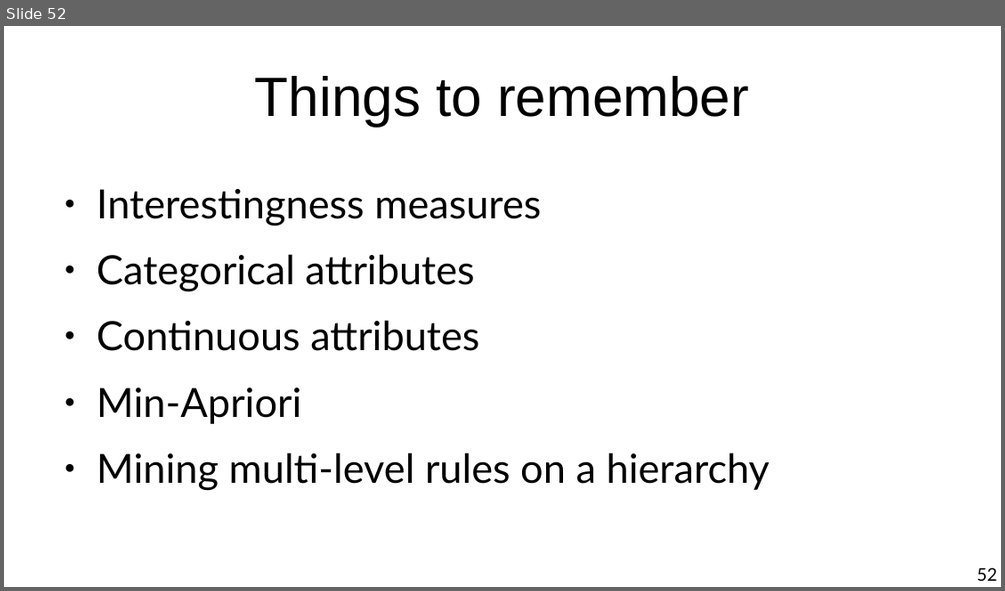
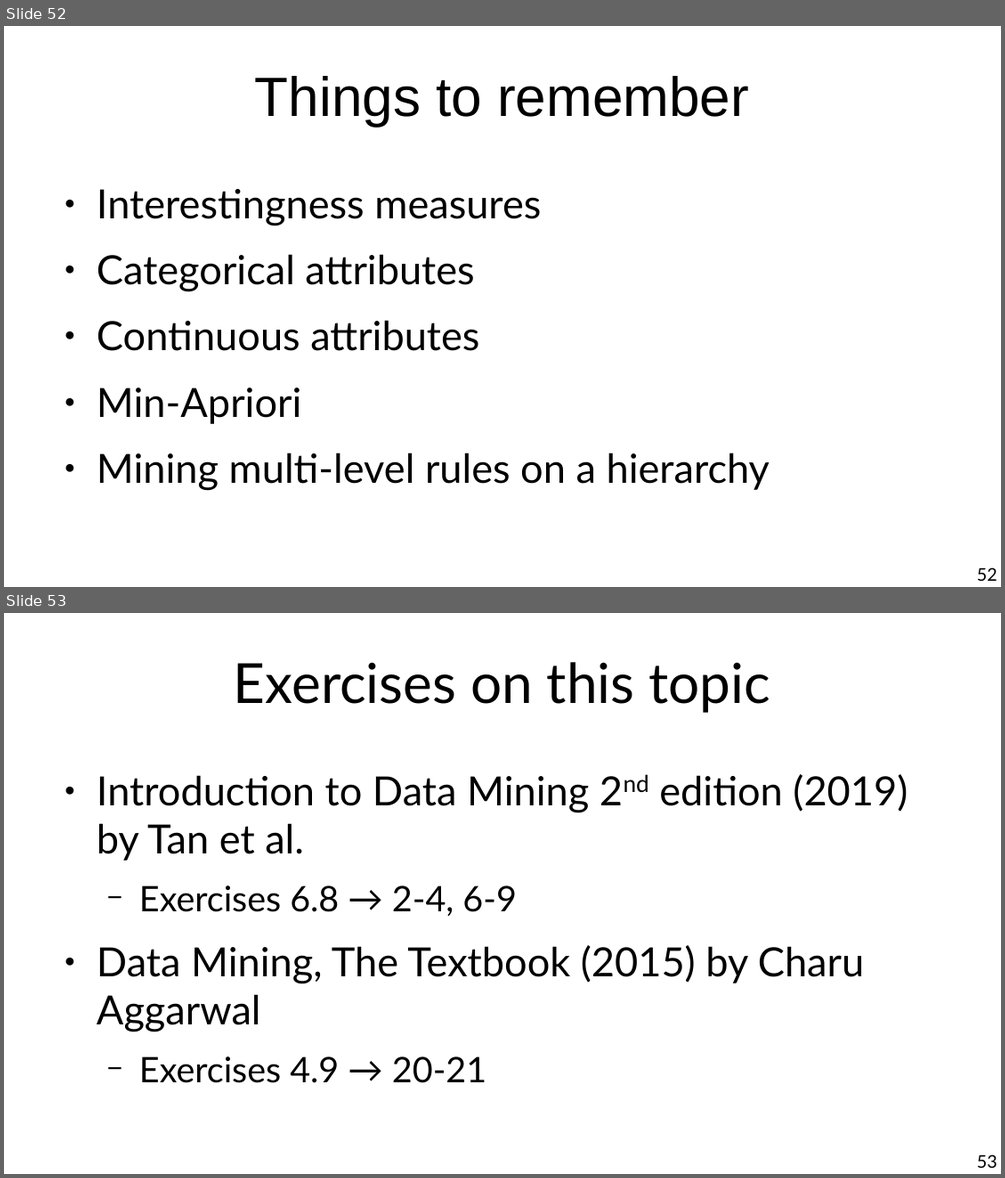
Before and after one commit to marco-calautti/data-mining-course, a slide deck: theory/tt07_extending_association_analysis.odp. Shown one above the other, each under a label of ours: slide 52 before the commit, slides 52 and 53 after it. The pictures are 1005x591 and 1005x1178 pixels, drawn with LibreOffice and Linux fonts; fonts in the diff are those of the drawing. Boxes give left, top, right and bottom in pixels: in the first picture for what was removed or moved away, otherwise in the second. Text is boxed around its words. In the diff, an @@ line names an element or a change of style, - is before the commit and + after.

Commit message:
Wrap-up and recommended exercises.

```diff
--- a/theory/tt07_extending_association_analysis.odp
+++ b/theory/tt07_extending_association_analysis.odp
@@ slide 53 added at bbox=[4, 613, 1001, 1174], background #FFFFFF @@
@@ title added at bbox=[234, 662, 771, 713], 44 pt, text #000000 @@
+Exercises on this topic
@@ text added at bbox=[97, 774, 907, 1083], 32 pt, text #000000 @@
+● Introduction to Data Mining 2nd edition (2019) by Tan et al.
+  − Exercises 6.8 → 2-4, 6-9
+● Data Mining, The Textbook (2015) by Charu Aggarwal
+  − Exercises 4.9 → 20-21
@@ page number added at bbox=[977, 1154, 997, 1167], 14 pt, text #000000 @@
+53
```
Also in this commit, not shown: 15 slides changed.
